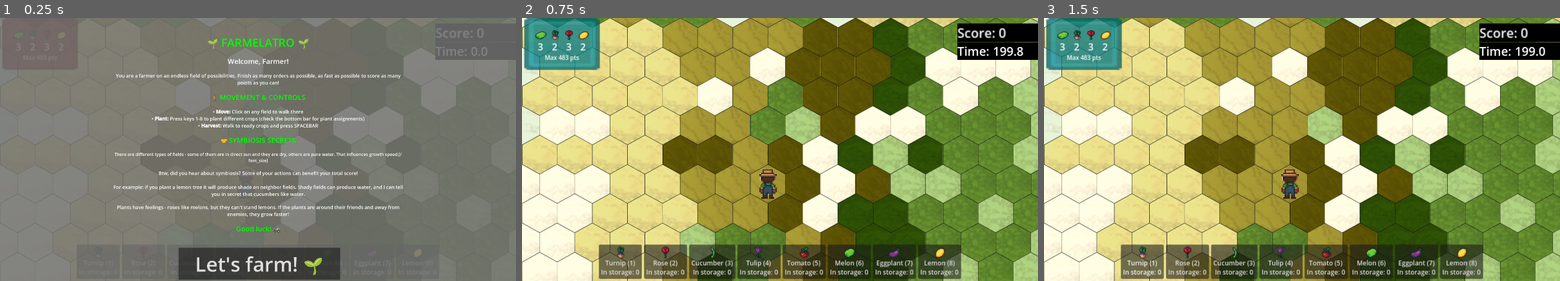
Above: before the commit, frames 1-3 (left to right).
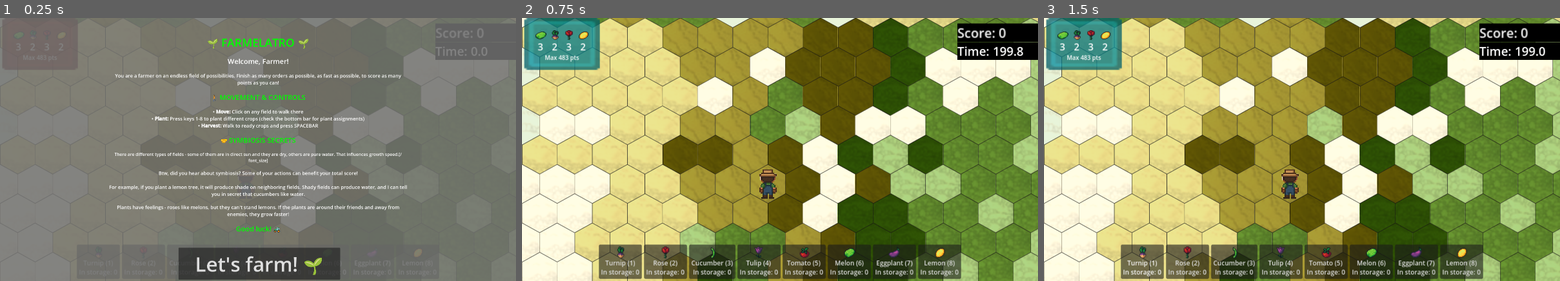
Above: after the commit, the same moments.

Repository: BlueDespero/slavicgamejam2025
Game: Godot game, scene res://main.tscn
Same seed, same stepped clock (60 frames per second), same inputs: the game is played once before the commit and once after it.
Inputs (mouse positions are in pixels of both pictures, inside the frame that each line leads up to):
- Up to frame 1 (0.25 s): no input
- Up to frame 2 (0.75 s): click "Let's farm! 🌱" at 0.5 s
- Up to frame 3 (1.5 s): tap Enter at 1.25 s; move the mouse to (1518, 52) at 1.27 s; tap 1 at 1.35 s; click (1518, 52) at 1.42 s

The runs differ from the first frame. In frame 1, 1.0% of the frame differs, in the area x 21-79%, y 21-66%; in frame 2, nothing differs; in frame 3, nothing differs.

Commit message:
Stop timers on game over

Diff:
--- a/EventBus.gd
+++ b/EventBus.gd
@@ -8,3 +8,4 @@
 signal harvest_crops(tile_position: Vector2i)
 signal start_game_button_pressed()
 signal game_over()
+signal check_orders(storage:Dictionary)
--- a/GUI/order.gd
+++ b/GUI/order.gd
@@ -10,11 +10,14 @@
 	EventBus.start_game_button_pressed.connect($OrderTimeout.start)
 
 func _process(delta: float) -> void:
-	var red_shade = 1 - $OrderTimeout.time_left / $OrderTimeout.wait_time
-	$Background.modulate = Color(red_shade, 1 - red_shade, 1 - red_shade, ORDER_TRANSPARENCY)
+	if $OrderDoneGreen.is_stopped():
+		var red_shade = 1 - $OrderTimeout.time_left / $OrderTimeout.wait_time
+		$Background.modulate = Color(red_shade, 1 - red_shade, 1 - red_shade, ORDER_TRANSPARENCY)
+	else:
+		$Background.modulate = Color(0, 1, 0, ORDER_TRANSPARENCY)
+
 
 func order_fulfilled(storage: Dictionary)->Array:
-
 	for ingredient in order_details.keys():
 		if storage[ingredient] < order_details[ingredient]:
 			return [false, {}]
@@ -26,6 +29,7 @@
 
 func cash_in_points() -> void:
 	EventBus.change_score.emit(calculate_score_for_order())
+	$OrderDoneGreen.start()
 
 func calculate_score_for_order() -> int:
 	var total_score = 0
@@ -109,3 +113,10 @@
 		int(-calculate_score_for_order() * Constants.FAILED_ORDER_PENALTY_DISCONT)
 	)
 	queue_free()
+
+func _on_order_done_green_timeout() -> void:
+	queue_free()
+
+func _on_game_over() -> void:
+	$OrderTimeout.stop()
+	$OrderDoneGreen.stop()
--- a/GUI/order.tscn
+++ b/GUI/order.tscn
@@ -36,4 +36,9 @@
 layout_mode = 2
 theme_override_font_sizes/font_size = 10
 
+[node name="OrderDoneGreen" type="Timer" parent="."]
+wait_time = 5.0
+one_shot = true
+
 [connection signal="timeout" from="OrderTimeout" to="." method="_on_order_timeout_timeout"]
+[connection signal="timeout" from="OrderDoneGreen" to="." method="_on_order_done_green_timeout"]
--- a/GUI/top_bar.gd
+++ b/GUI/top_bar.gd
@@ -4,15 +4,14 @@
 var game_stopped: bool = false
 
 func _ready() -> void:
-	game_stopped = false
-	EventBus.storage_updated.connect(_check_if_order_fulfilled)
+	EventBus.check_orders.connect(_check_if_order_fulfilled)
 	EventBus.game_over.connect(_on_game_over)
 
 	$NewOrderTimer.stop()
 	$Orders/OrderTimeout.stop()
 	EventBus.start_game_button_pressed.connect($NewOrderTimer.start)
 
-func _check_if_order_fulfilled(plant_key: String, storage: Dictionary) -> void:
+func _check_if_order_fulfilled(storage: Dictionary) -> void:
 	var last_storage = storage
 	for order in get_children().filter(func(n): return n is VBoxContainer):
 		var result: Array = order.order_fulfilled(last_storage)
@@ -20,15 +19,12 @@
 		if fulfilled:
 			last_storage = result[1]
 			order.cash_in_points()
-			remove_child(order)
 			EventBus.set_storage.emit(last_storage)
 
 func _on_new_order_timer_timeout() -> void:
-	if game_stopped:
-		return
 	if get_children().filter(func(n): return n is VBoxContainer).size() < Constants.MAX_NUMBER_ORDERS:
 		var NewOrder = order_instance.instantiate()
 		add_child(NewOrder)
 
 func _on_game_over():
-	game_stopped = true
+	$NewOrderTimer.stop()
--- a/game_data.gd
+++ b/game_data.gd
@@ -2,6 +2,9 @@
 
 var score: int = 0
 var storage: Dictionary = {}
+
+func _process(delta: float) -> void:
+	EventBus.check_orders.emit(storage)
 
 func _ready() -> void:
 	initialize_storage()
--- a/main.tscn
+++ b/main.tscn
@@ -45,7 +45,7 @@
 
 [font_size=26]Welcome, Farmer![/font_size]
 
-[font_size=18]You are a farmer on an endless field of possibilities. Finish as many orders as possible, as fast as possible to score as many points as you can![/font_size]
+[font_size=18]You are a farmer on an endless field of possibilities. Finish as many orders as possible, as fast as possible, to score as many points as you can![/font_size]
 
 [font_size=26][color=green]🚶 MOVEMENT & CONTROLS[/color][/font_size]
 
@@ -59,12 +59,11 @@
 
 [font_size=18]Btw, did you hear about symbiosis? Some of your actions can benefit your total score!
 
-For example: if you plant a lemon tree it will produce shade on neighbor fields. Shady fields can produce water, and I can tell you in secret that cucumbers like water.[/font_size]
+For example, if you plant a lemon tree, it will produce shade on neighboring fields. Shady fields can produce water, and I can tell you in secret that cucumbers like water.[/font_size]
 
 [font_size=18]Plants have feelings - roses like melons, but they can't stand lemons. If the plants are around their friends and away from enemies, they grow faster![/font_size]
 
-[center][font_size=26][color=green]Good luck! 🚜[/color][/font_size][/center]
-"
+[center][font_size=26][color=green]Good luck! 🚜[/color][/font_size][/center]"
 autowrap_mode = 2
 horizontal_alignment = 1
 vertical_alignment = 1
@@ -111,6 +110,7 @@
 
 [node name="GameOverTimer" type="Timer" parent="GameOverTimerOnScreen"]
 wait_time = 200.0
+one_shot = true
 
 [node name="ScoreSummaryHUD" type="CanvasLayer" parent="."]
 visible = false
